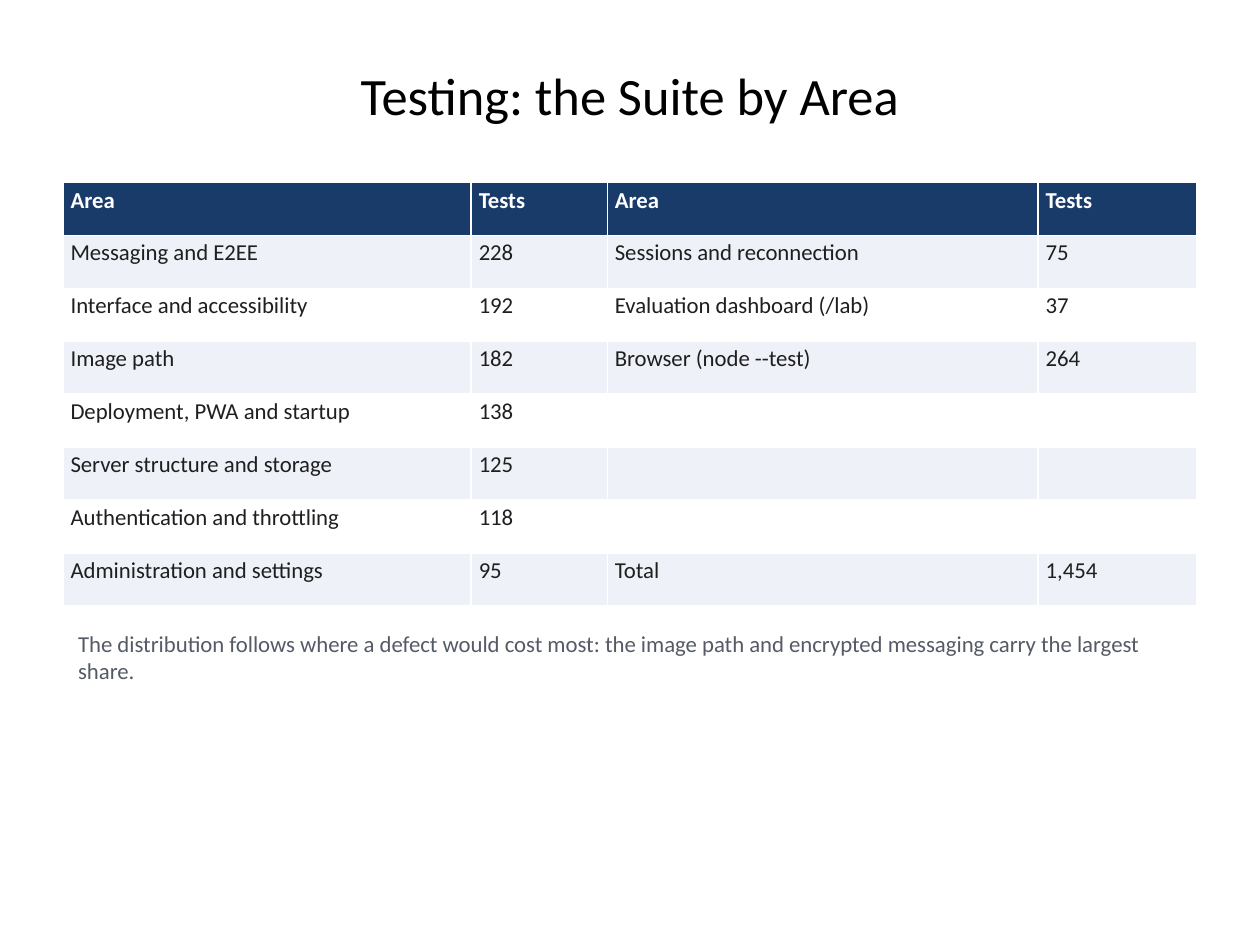
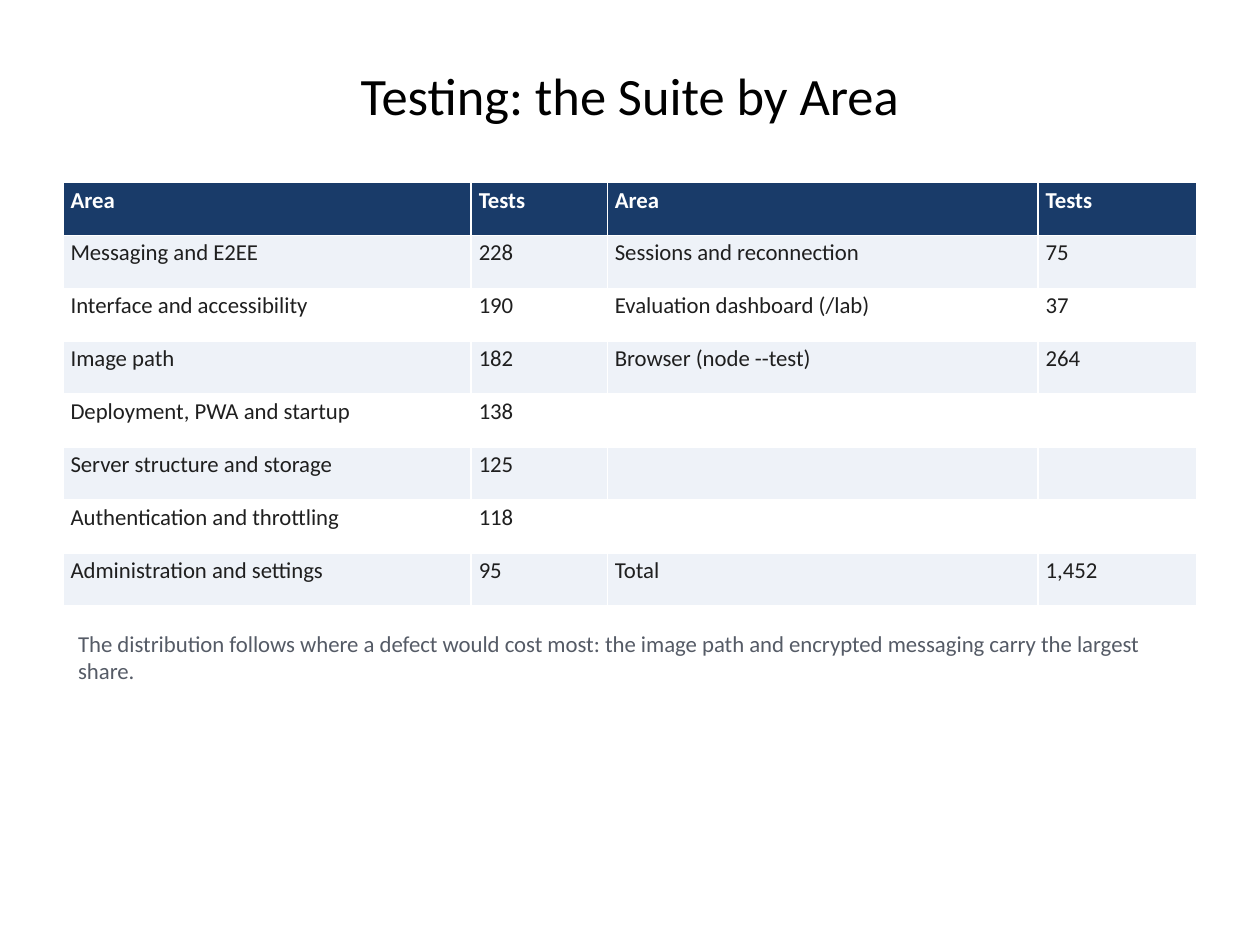
Before and after one commit to 1337PAIN/Reveal-X-chat, a slide deck: slide 27 of Reveal-X_FYP_Presentation.pptx. Drawn at 1260x945 pixels with LibreOffice and Linux fonts; fonts in the diff are those of the drawing; background and template pictures are left out. Boxes give left, top, right and bottom in pixels: in the first picture for what was removed or moved away, otherwise in the second. Text is boxed around its words. In the diff, an @@ line names an element or a change of style, - is before the commit and + after.

```diff
--- a/Reveal-X_FYP_Presentation.pptx
+++ b/Reveal-X_FYP_Presentation.pptx
@@ table at box(63, 183, 1197, 606) @@
-row 3, column 2: 192
+row 3, column 2: 190
-row 8, column 4: 1,454
+row 8, column 4: 1,452
```
Also in this commit, not shown: 3 other slides changed, 5 other files.
